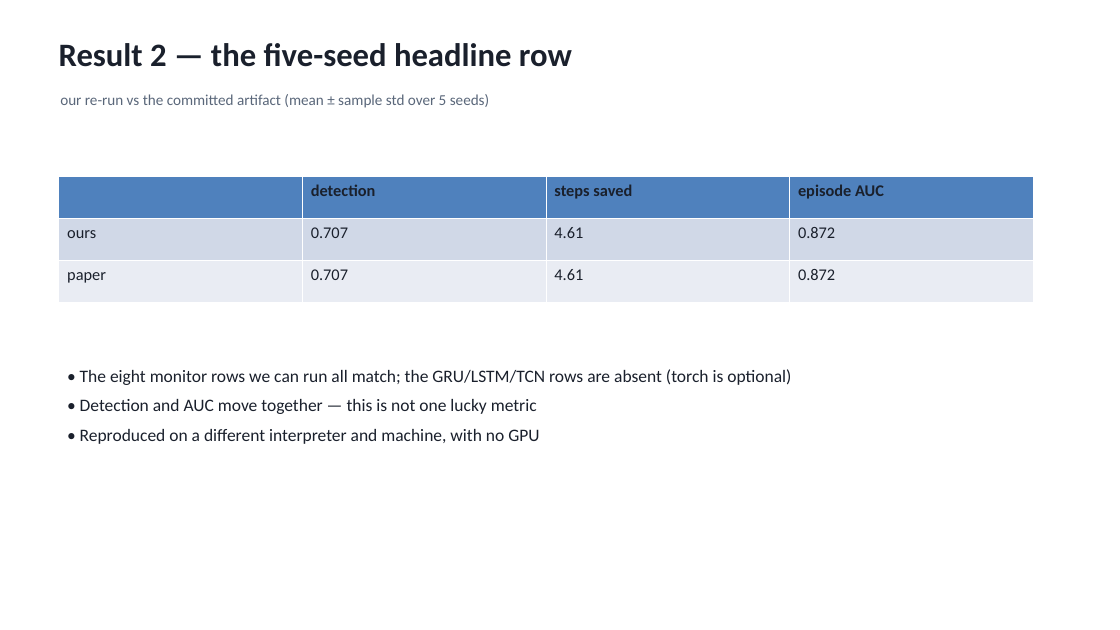
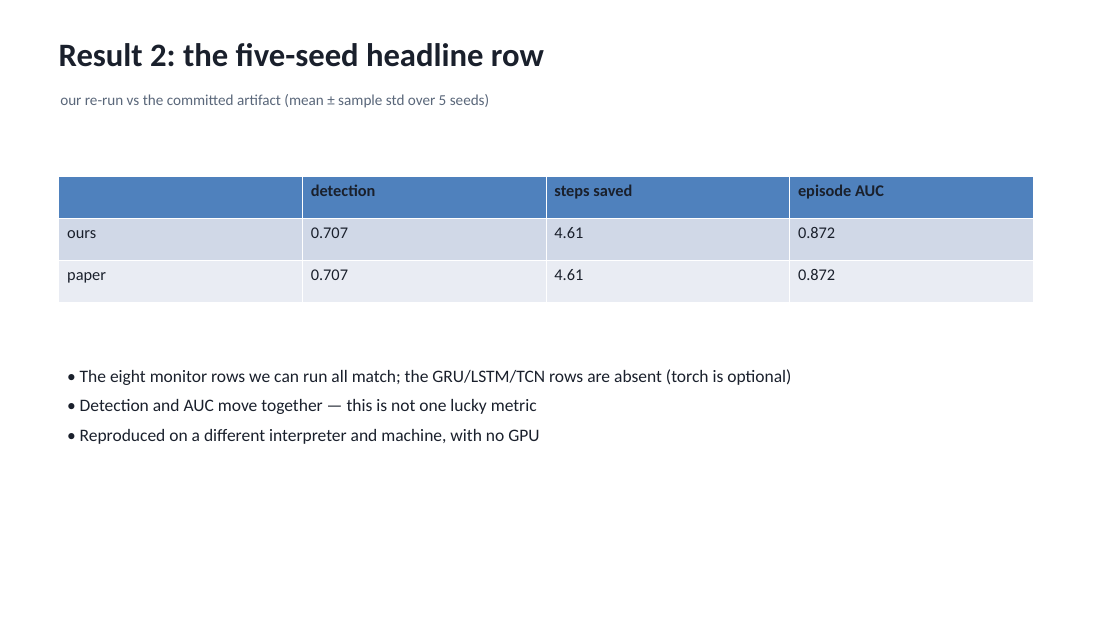
Before and after one commit to SamielSun/Individual-project-trajectory-sentinel-reproduce, a slide deck: slide 7 of slides/deck.pptx. Drawn at 1120x630 pixels with LibreOffice and Linux fonts; fonts in the diff are those of the drawing. Boxes give left, top, right and bottom in pixels: in the first picture for what was removed or moved away, otherwise in the second. Text is boxed around its words. In the diff, an @@ line names an element or a change of style, - is before the commit and + after.

```diff
--- a/slides/deck.pptx
+++ b/slides/deck.pptx
@@ text at box(59, 43, 544, 67): text changed @@
-Result 2 — the five-seed headline row
+Result 2: the five-seed headline row
```
Also in this commit, not shown: 4 other slides changed, 2 other files.
